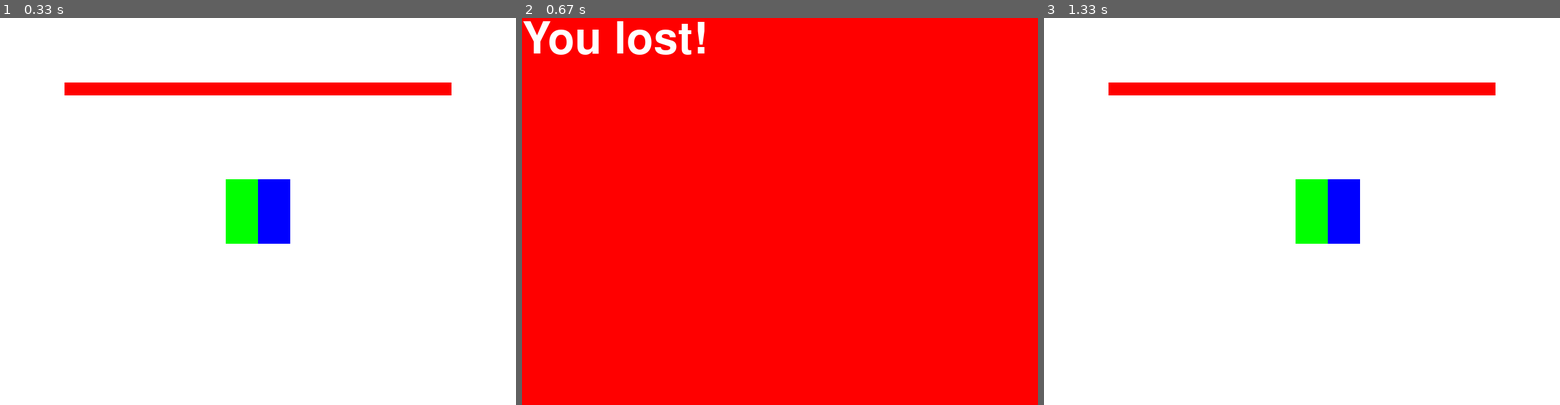
Above: before the commit, frames 1-3 (left to right).
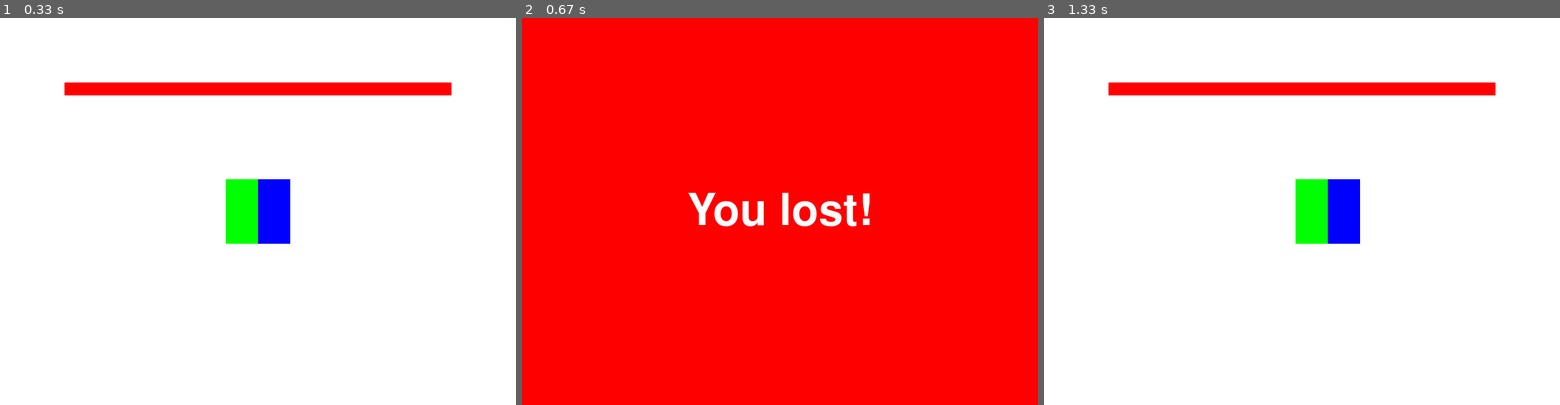
Above: after the commit, the same moments.

Repository: WCI-Computer-Science/pygame
Game: pygame game, started from main.py
Same seed, same stepped clock (60 frames per second), same inputs: the game is played once before the commit and once after it.
Inputs:
- Up to frame 1 (0.33 s): no input
- Up to frame 2 (0.67 s): hold W from 0.33 s (still down)
- Up to frame 3 (1.33 s): release W at 0.8 s; hold D from 0.83 s (still down)

Frame 1 is identical in both runs. In frame 2, 2.5% of the frame differs, in the area x 0-68%, y 0-54%; in frame 3, nothing differs.

Commit message:
Center text for you lost

Diff:
--- a/main.py
+++ b/main.py
@@ -88,10 +88,12 @@
         self.backgroundrect = pygame.Rect((0, 0), (screenwidth, screenheight))
         self.font = pygame.font.Font(None, 100)
         self.text = self.font.render("You lost!", True, (255, 255, 255))
+        self.text_rect = self.text.get_rect()
+        self.text_rect.center = (screenwidth/2, screenheight/2)
 
     def draw(self, screen):
         pygame.draw.rect(screen, (255, 0, 0), self.backgroundrect)
-        screen.blit(self.text, self.backgroundrect)
+        screen.blit(self.text, self.text_rect)
 
     def update(self, reset=False):
         if reset:
